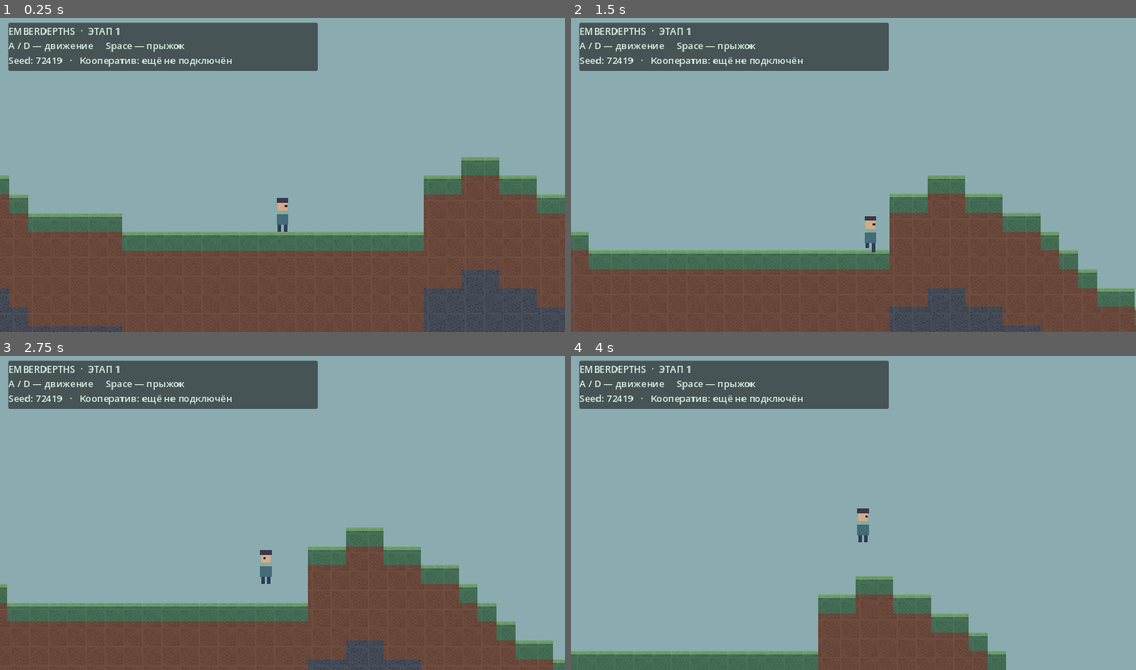
Above: before the commit, frames 1-4 (two rows, left to right).
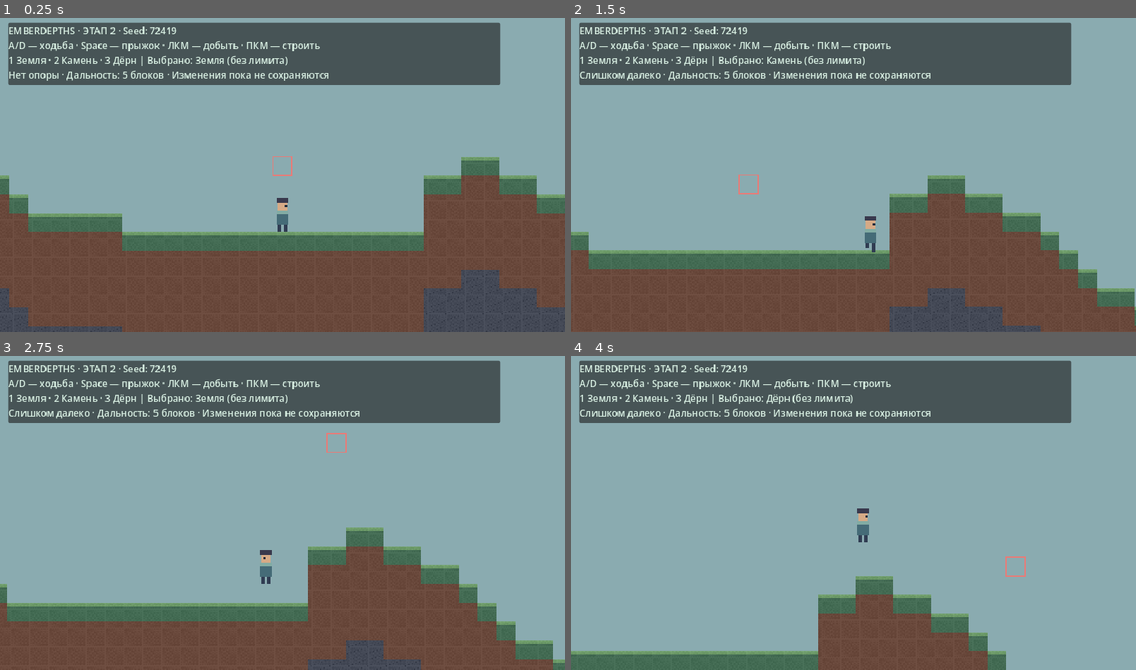
Above: after the commit, the same moments.

Repository: islamabdulazimov/emberdepths
Game: Godot game, scene res://scenes/main.tscn
The game is run twice, just before and just after one commit, with the same random seed, the same clock (stepped at 60 frames per second) and the same inputs.
Inputs (mouse positions are in pixels of both pictures, inside the frame that each line leads up to):
- Up to frame 1 (0.25 s): no input
- Up to frame 2 (1.5 s): tap Enter at 0.5 s; move the mouse to (977, 156) at 0.52 s; hold D (move_right) from 0.53 s (still down); tap 1 at 0.6 s; click (977, 156) at 0.67 s; tap Space (jump) at 0.77 s; tap 2 at 0.8, 1.35 s; move the mouse to (740, 187) at 1.27 s; click (740, 187) at 1.42 s
- Up to frame 3 (2.75 s): tap Space (jump) at 1.52 s; tap 3 at 1.55, 2.1 s; move the mouse to (339, 440) at 2.02 s; release D (move_right) at 2.03 s; hold A (move_left) from 2.03 s (still down); click (339, 440) at 2.17 s; tap 1 at 2.3 s
- Up to frame 4 (4 s): move the mouse to (825, 575) at 2.77 s; release A (move_left) at 2.78 s; hold D (move_right) from 2.78 s (still down); tap 1 at 2.85 s; click (825, 575) at 2.92 s; tap Space (jump) at 3.02, 3.77 s; tap 2 at 3.05, 3.6 s; move the mouse to (1023, 560) at 3.52 s; click (1023, 560) at 3.67 s; tap 3 at 3.8 s

The runs differ from the first frame. In frame 1, 10% of the frame differs, in the area x 1-89%, y 1-51%; in frame 2, 10%; in frame 3, 10%; in frame 4, 10%, in the area x 1-89%, y 1-71%.

Commit message:
Add block targeting mining and placement

Diff:
--- a/data/blocks.gd
+++ b/data/blocks.gd
@@ -5,7 +5,7 @@
 const DIRT := 1
 const STONE := 2
 const DEFINITIONS := {
- GRASS: {"name": "Дёрн", "atlas": Vector2i(0, 0)},
- DIRT: {"name": "Земля", "atlas": Vector2i(1, 0)},
- STONE: {"name": "Камень", "atlas": Vector2i(2, 0)},
+ GRASS: {"name": "Дёрн", "mine_time": 0.3, "atlas": Vector2i(0, 0)},
+ DIRT: {"name": "Земля", "mine_time": 0.35, "atlas": Vector2i(1, 0)},
+ STONE: {"name": "Камень", "mine_time": 0.65, "atlas": Vector2i(2, 0)},
 }
--- a/scenes/main.tscn
+++ b/scenes/main.tscn
@@ -10,10 +10,11 @@
 [node name="Panel" type="PanelContainer" parent="HUD"]
 offset_left = 14.0
 offset_top = 14.0
-offset_right = 540.0
-offset_bottom = 96.0
+offset_right = 850.0
+offset_bottom = 120.0
 mouse_filter = 2
 [node name="Label" type="Label" parent="HUD/Panel"]
+mouse_filter = 2
 layout_mode = 2
 theme_override_colors/font_color = Color(0.85, 0.94, 0.89, 1)
 theme_override_font_sizes/font_size = 16
--- /dev/null
+++ b/scripts/interaction.gd
@@ -0,0 +1,60 @@
+extends Node2D
+const Blocks = preload("res://data/blocks.gd")
+var world: Node2D
+var player: CharacterBody2D
+var bodies: Node2D
+var label: Label
+var selected_block: int = Blocks.DIRT
+var selected_cell := Vector2i.ZERO
+var mining_cell := Vector2i(-1, -1)
+var mining_time := 0.0
+var build_cooldown := 0.0
+var outline_color := Color.WHITE
+
+func _unhandled_key_input(event: InputEvent) -> void:
+ if event is InputEventKey and event.pressed and not event.echo:
+  match event.physical_keycode:
+   KEY_1: selected_block = Blocks.DIRT
+   KEY_2: selected_block = Blocks.STONE
+   KEY_3: selected_block = Blocks.GRASS
+
+func _process(delta: float) -> void:
+ if not is_instance_valid(player):
+  return
+ selected_cell = world.cell_at(get_global_mouse_position())
+ var players := bodies.get_children()
+ var mine_status: String = world.interaction_status(player, selected_cell, false, players)
+ var build_status: String = world.interaction_status(player, selected_cell, true, players)
+ var has_block: bool = world.block_at(selected_cell) != -1
+ var status := mine_status if has_block else build_status
+ outline_color = Color("a9e89b") if status in ["Можно добыть", "Можно построить"] else Color("e97b77")
+ build_cooldown = maxf(0.0, build_cooldown - delta)
+ if Input.is_mouse_button_pressed(MOUSE_BUTTON_LEFT) and mine_status == "Можно добыть":
+  if mining_cell != selected_cell:
+   mining_time = 0.0
+   mining_cell = selected_cell
+  mining_time += delta
+  var duration: float = Blocks.DEFINITIONS[world.block_at(selected_cell)].mine_time
+  if mining_time >= duration:
+   world.request_edit(player, selected_cell, -1, players)
+   mining_time = 0.0
+ else:
+  mining_time = 0.0
+  mining_cell = Vector2i(-1, -1)
+ # Left mouse takes precedence when both buttons are held.
+ if not Input.is_mouse_button_pressed(MOUSE_BUTTON_LEFT) and Input.is_mouse_button_pressed(MOUSE_BUTTON_RIGHT) and build_cooldown <= 0.0:
+  if world.request_edit(player, selected_cell, selected_block, players):
+   build_cooldown = 0.18
+ label.text = "EMBERDEPTHS · ЭТАП 2 · Seed: %d\nA/D — ходьба · Space — прыжок · ЛКМ — добыть · ПКМ — строить\n1 Земля · 2 Камень · 3 Дёрн | Выбрано: %s (без лимита)\n%s · Дальность: 5 блоков · Изменения пока не сохраняются" % [world.world_seed, Blocks.DEFINITIONS[selected_block].name, status]
+ queue_redraw()
+
+func _draw() -> void:
+ if not is_instance_valid(world):
+  return
+ var corner: Vector2 = to_local(world.cell_center(selected_cell)) - Vector2(8, 8)
+ draw_rect(Rect2(corner, Vector2(16, 16)), outline_color, false, 1.0)
+ if mining_time > 0.0:
+  var id: int = world.block_at(selected_cell)
+  if id != -1:
+   var fraction := clampf(mining_time / float(Blocks.DEFINITIONS[id].mine_time), 0.0, 1.0)
+   draw_rect(Rect2(corner + Vector2(0, 13), Vector2(16 * fraction, 3)), Color("f0dc8c"))
--- a/scripts/main.gd
+++ b/scripts/main.gd
@@ -19,9 +19,14 @@
  camera.limit_top = 0
  camera.limit_bottom = world.world_depth * 16
  camera.reset_smoothing()
- $HUD/Panel/Label.text = "EMBERDEPTHS  ·  ЭТАП 1
-A / D — движение     Space — прыжок
-Seed: %d   ·   Кооператив: ещё не подключён" % world.world_seed
+ var interaction := Node2D.new()
+ interaction.set_script(preload("res://scripts/interaction.gd"))
+ interaction.world = world
+ interaction.player = player
+ interaction.bodies = $Players
+ interaction.label = $HUD/Panel/Label
+ interaction.z_index = 5
+ add_child(interaction)
 
 func _physics_process(_delta: float) -> void:
  player.submit_command(Input.get_axis("move_left", "move_right"), Input.is_action_just_pressed("jump"))
--- a/scripts/world.gd
+++ b/scripts/world.gd
@@ -58,3 +58,57 @@
 
 func spawn_position() -> Vector2:
  return Vector2((world_width / 2) * 16 + 8, 22 * 16 - 24)
+
+# Only this boundary mutates terrain; the future host will validate requests here.
+const REACH := 80.0
+var changes: Dictionary = {} # Vector2i -> stable block ID; -1 means mined air.
+
+func cell_at(global_point: Vector2) -> Vector2i:
+ return solid.local_to_map(solid.to_local(global_point))
+
+func cell_center(cell: Vector2i) -> Vector2:
+ return solid.to_global(solid.map_to_local(cell))
+
+func block_at(cell: Vector2i) -> int:
+ if solid.get_cell_source_id(cell) == -1:
+  return -1
+ var atlas := solid.get_cell_atlas_coords(cell)
+ for id in Blocks.DEFINITIONS:
+  if Blocks.DEFINITIONS[id].atlas == atlas:
+   return id
+ return -1
+
+func interaction_status(actor: CharacterBody2D, cell: Vector2i, placing: bool, bodies: Array) -> String:
+ if cell.x < 0 or cell.x >= world_width or cell.y < 0 or cell.y >= world_depth:
+  return "За границей мира"
+ if actor.global_position.distance_to(cell_center(cell)) > REACH:
+  return "Слишком далеко"
+ if not placing:
+  return "Можно добыть" if block_at(cell) != -1 else "Пустая клетка"
+ if block_at(cell) != -1:
+  return "Клетка занята"
+ var area := Rect2(cell_center(cell) - Vector2(8, 8), Vector2(16, 16))
+ for body in bodies:
+  var collider: CollisionShape2D = body.get_node("Collision")
+  var body_area: Rect2 = collider.global_transform * collider.shape.get_rect()
+  if area.intersects(body_area):
+   return "Мешает персонаж"
+ # Blocks must attach to terrain or an existing background wall.
+ var anchored := walls.get_cell_source_id(cell) != -1
+ for offset in [Vector2i.LEFT, Vector2i.RIGHT, Vector2i.UP, Vector2i.DOWN]:
+  if block_at(cell + offset) != -1:
+   anchored = true
+ return "Можно построить" if anchored else "Нет опоры"
+
+func request_edit(actor: CharacterBody2D, cell: Vector2i, block_id: int, bodies: Array) -> bool:
+ if block_id != -1 and not Blocks.DEFINITIONS.has(block_id):
+  return false
+ var expected := "Можно построить" if block_id != -1 else "Можно добыть"
+ if interaction_status(actor, cell, block_id != -1, bodies) != expected:
+  return false
+ if block_id == -1:
+  solid.erase_cell(cell)
+ else:
+  solid.set_cell(cell, 0, Blocks.DEFINITIONS[block_id].atlas)
+ changes[cell] = block_id
+ return true
--- a/tests/smoke.gd
+++ b/tests/smoke.gd
@@ -41,5 +41,29 @@
  root.add_child(second)
  check_result(cells == second.solid.get_used_cells(), "Same seed reproduces terrain and caves")
  second.queue_free()
+ # Isolate edits at the flat spawn area, independent of movement tests.
+ player.position = Vector2(1544, 342)
+ player.velocity = Vector2.ZERO
+ player.submit_command(0.0, false)
+ var bodies: Array = [player]
+ var support := Vector2i(96, 22)
+ var side := Vector2i(97, 22)
+ var inside := Vector2i(96, 21)
+ check_result(not world.request_edit(player, inside, 1, bodies), "Cannot build inside player")
+ check_result(not world.request_edit(player, support, 1, bodies), "Cannot replace occupied solid")
+ check_result(not world.request_edit(player, Vector2i(0, 22), -1, bodies), "Cannot mine beyond reach")
+ check_result(not world.request_edit(player, Vector2i(-1, 22), 1, bodies), "Cannot edit outside world")
+ check_result(not world.request_edit(player, side, 999, bodies), "Reject unknown block ID")
+ check_result(world.request_edit(player, side, -1, bodies), "Mine reachable solid")
+ check_result(world.block_at(side) == -1 and world.walls.get_cell_source_id(side) != -1, "Mining removes only solid layer")
+ check_result(world.changes[side] == -1, "Mined air recorded by coordinates")
+ check_result(world.request_edit(player, side, 2, bodies), "Place selected stone in empty cell")
+ check_result(world.block_at(side) == 2 and world.changes[side] == 2, "Placement records stable block ID")
+ var unsupported := Vector2i(96, 18)
+ check_result(not world.request_edit(player, unsupported, 1, bodies), "Cannot place unsupported floating block")
+ check_result(world.request_edit(player, support, -1, bodies), "Mine supporting ground")
+ for i in range(30):
+  await physics_frame
+ check_result(player.position.y > 350.0 and player.is_on_floor(), "Updated collision allows falling into mined hole and landing")
  print("Smoke failures: ", failures)
  quit(1 if failures else 0)
Not shown, changed: HANDOFF.md
